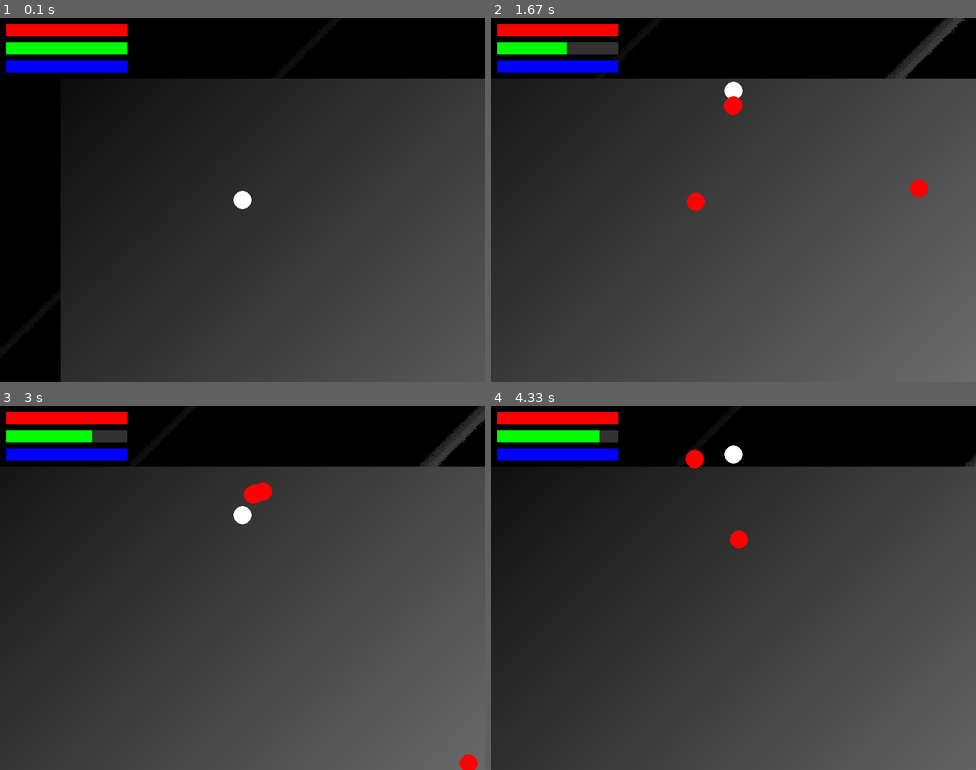
Above: before the commit, frames 1-4 (two rows, left to right).
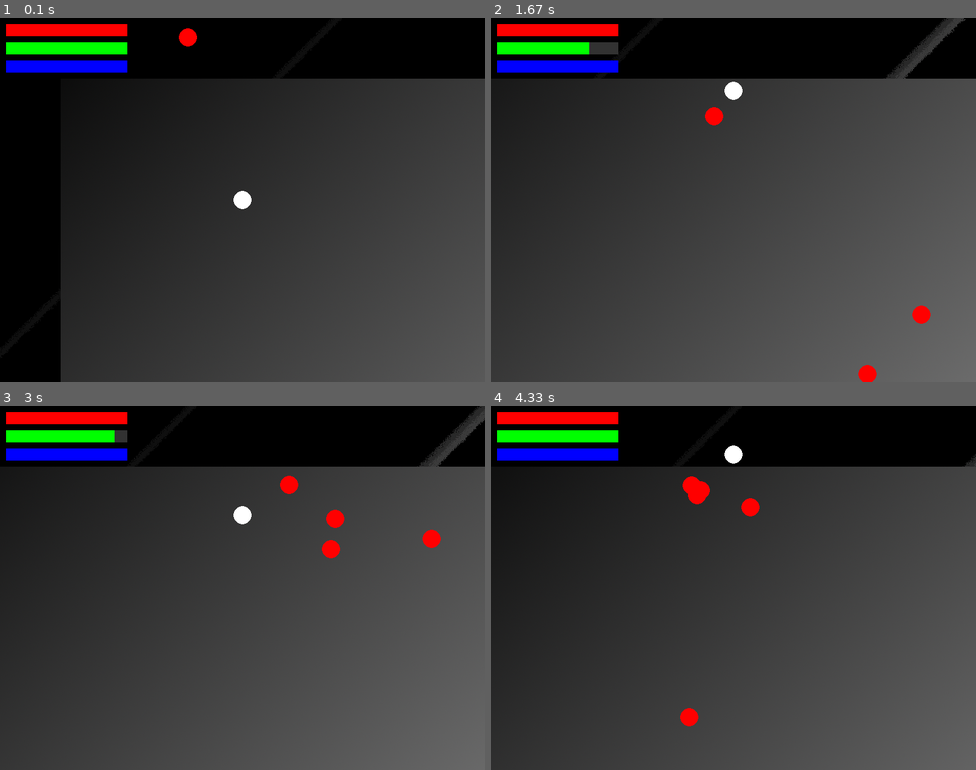
Above: after the commit, the same moments.

Repository: NGBRDCH1EF/First-Pygame
Game: pygame game, started from rpg/main.py
Same seed, same stepped clock (60 frames per second), same inputs: the game is played once before the commit and once after it.
Inputs (mouse positions are in pixels of both pictures, inside the frame that each line leads up to):
- Up to frame 1 (0.1 s): no input
- Up to frame 2 (1.67 s): hold D 0.33-0.8 s; click (714, 214) at 0.88 s; hold W 1.17-1.47 s; move the mouse to (888, 189) at 1.2 s; click (617, 203) at 1.55 s
- Up to frame 3 (3 s): hold D 1.83-2.3 s; hold A 2.33-2.87 s; hold S from 2.9 s (still down)
- Up to frame 4 (4.33 s): release S at 3.2 s; hold A 3.23-3.63 s; hold W 3.67-4.03 s; hold D from 4.07 s (still down)

The runs differ from the first frame. In frame 1, 0.1% of the frame differs, in the area x 36-41%, y 2-8%; in frame 2, 1.0%; in frame 3, 1.1%, in the area x 19-99%, y 6-100%; in frame 4, 1.0%.

Commit message:
feat: implement melee attack system for player and enemies; add Goblin Dagger weapon and enemy AI

Diff:
--- a/rpg/data/weapons.py
+++ b/rpg/data/weapons.py
@@ -12,6 +12,15 @@
 
 
 # Example weapons
+GOBLIN_DAGGER = Weapon(
+    name="Goblin Dagger",
+    damage=5,
+    reach=30,
+    arc_deg=50,
+    cooldown=0.4,
+    stamina_cost=3,
+    art = "")
+
 
 DAGGER = Weapon(
     name="Dagger",
--- a/rpg/entities/character.py
+++ b/rpg/entities/character.py
@@ -1,6 +1,7 @@
 import pygame
 import data.colors as c
 import data.weapons
+import math
 
 class Character:
     def __init__(self, name: str, pos: pygame.Vector2):
@@ -61,3 +62,37 @@
             (int(screen_pos.x), int(screen_pos.y)),
             15
         )
+
+    def melee_attack(self, targets, attack_dir: pygame.Vector2):
+        weapon = self.equipped_items.get("weapon")
+        if weapon is None:
+            return []
+
+        if attack_dir.length_squared() == 0:
+            return []
+
+        if self.stamina < weapon.stamina_cost:
+            damage = weapon.damage // 2
+        else:
+            damage = weapon.damage
+
+        attack_dir = attack_dir.normalize()
+        arc_cos = math.cos(math.radians(weapon.arc_deg / 2))
+
+        hits = []
+        for t in targets:
+            if not getattr(t, "alive", True):
+                continue
+
+            to_t = t.pos - self.pos
+            dist = to_t.length()
+            if dist == 0 or dist > weapon.reach:
+                continue
+
+            if attack_dir.dot(to_t / dist) >= arc_cos:
+                hits.append(t)
+
+        if hits:
+            self.stamina =max(0, self.stamina - weapon.stamina_cost)
+
+        return damage,hits
--- /dev/null
+++ b/rpg/entities/enemies.py
@@ -0,0 +1,38 @@
+from entities.character import Character
+import pygame
+import data.weapons
+
+
+class Melee_Enemy(Character):
+    def think(self, player_pos: pygame.Vector2):
+        # super-simple “chase player” AI
+        direction = (player_pos - self.pos)
+        if direction.length_squared() > 0:
+            direction = direction.normalize()
+        self.velocity = direction * (self.get_speed() * 0.75)
+
+        #avoid overlapping with player
+        dist_to_player = (player_pos - self.pos).length()
+        if dist_to_player < 30:
+            self.velocity = pygame.Vector2(0, 0)
+
+    def take_damage(self, amount: int):
+        self.health -= amount
+        print(f"{self.name} takes {amount} damage! Health is now {self.health}.")
+        if self.health <= 0:
+            self.die()
+
+    def die(self):
+        self.alive = False
+        self.velocity = pygame.Vector2(0, 0)
+        print(f"{self.name} has died.")
+
+class Goblin(Melee_Enemy):
+    def __init__(self, name: str, pos: pygame.Vector2):
+        super().__init__(name, pos)
+        self.max_health = 50
+        self.health = self.max_health
+        self.base_speed = 400
+        self.equipped_items['weapon'] = data.weapons.GOBLIN_DAGGER
+
+        print(self.equipped_items['weapon'].damage)
--- a/rpg/entities/player.py
+++ b/rpg/entities/player.py
@@ -13,49 +13,11 @@
             direction = direction.normalize()
         self.velocity = direction * self.get_speed()
 
-    def try_attack(self,enemies:list = None, camera:Camera=None):
-        #set damage
-        weapon = self.equipped_items.get('weapon', None)
-        if weapon is None:
-            print(f"{self.name} has no weapon equipped!")
-            return
-        damage = weapon.damage
-
-        # check stamina
-        if self.stamina < weapon.stamina_cost:
-            damage = damage // 2  # half damage if low stamina
-        self.stamina -= weapon.stamina_cost
-
-        #calculate attack direction
-        mouse_pos = camera.screen_to_world(pygame.Vector2(pygame.mouse.get_pos()))
-        attack_vec = mouse_pos - self.pos
-
-        if attack_vec.length_squared() == 0:
-            return
-
-        attack_dir = attack_vec.normalize()
-
-        if attack_dir.length_squared() == 0:
-            return
-
-        arc_cos = math.cos(math.radians(weapon.arc_deg / 2))
-
-        #hit detection
-        for enemy in enemies:
-            if not getattr(enemy, "alive", True):
-                continue
-
-            to_enemy = enemy.pos - self.pos
-            dist = to_enemy.length()
-
-            if dist > weapon.reach or dist == 0:
-                continue
-
-            if attack_dir.dot(to_enemy / dist) >= arc_cos:
-                enemy.take_damage(damage)
-                self.stamina -= weapon.stamina_cost
-
-
+    def melee_aim(self, camera: Camera):
+        mouse_pos = pygame.mouse.get_pos()
+        world_mouse_pos = camera.screen_to_world(mouse_pos)
+        attack_dir = world_mouse_pos - self.pos
+        return attack_dir.normalize() if attack_dir.length_squared() > 0 else pygame.Vector2(0, 0)
 
     def equip_weapon(self, weapon):
         self.equipped_items['weapon'] = weapon
--- a/rpg/main.py
+++ b/rpg/main.py
@@ -2,8 +2,8 @@
 import random
 from entities.character import Character
 from entities.player import Player
-from entities.enemy import Enemy
 from entities.ui import StatusBar
+from entities.enemies import Goblin
 import data.colors as c
 from systems.camera import Camera
 import data.weapons
@@ -22,7 +22,7 @@
 player.equipped_items['weapon'] = data.weapons.HALBERD
 
 #entity lists
-enemies:list[Enemy] = []
+enemies = []
 weapons_in_world:list[data.weapons.Weapon] = []
 
 #ui objects
@@ -49,37 +49,35 @@
 while running:
     dt = clock.tick(60) / 1000  # delta time in seconds
 
+
+    #input handling---------
     for event in pygame.event.get():
         if event.type == pygame.QUIT:
             running = False
         if event.type == pygame.MOUSEBUTTONDOWN:
             if event.button == 1:  # Left click
-                player.try_attack(enemies, camera)
+                attack_dir = player.melee_aim(camera)
+                attack_dir = player.melee_aim(camera)
+                damage,hits = player.melee_attack(enemies, attack_dir)
+                for enemy in hits:
+                    enemy.take_damage(damage)
 
-    #input handling---------
     keys = pygame.key.get_pressed()
     player.handle_input(keys)
 
 
     #update-----------------
     player.update(dt)
-    for e in enemies[:]:
-        e.think(player.pos)
-        e.update(dt)
-        if not e.alive:
-            enemies.remove(e)
-
-    #spawn enemies for testing
-    if len(enemies) < 5:
-        enemy = Enemy(f"Enemy{len(enemies)+1}", pygame.Vector2(
-            pygame.Vector2(
-                random.randint(0, 2000),
-                random.randint(0, 2000)
-            )
-        ))
-        enemies.append(enemy)
 
 
+    if  len(enemies) < 5:
+        spawn_pos = pygame.Vector2(random.randint(0,2000),random.randint(0,2000))
+        enemies.append(Goblin(f"Goblin{len(enemies)+1}",spawn_pos))
+    for enemy in enemies:
+        enemy.think(player.pos)
+        enemy.update(dt)
+        if not enemy.alive:
+            enemies.remove(enemy)
 
     #update UI elements
     for bar in status_bars:
@@ -94,8 +92,7 @@
     player.draw(window, camera)
 
     for enemy in enemies:
-        enemy.draw(window, camera,color=c.RED)
-
+        enemy.draw(window, camera, c.RED)
 
 
     #draw UI elements
